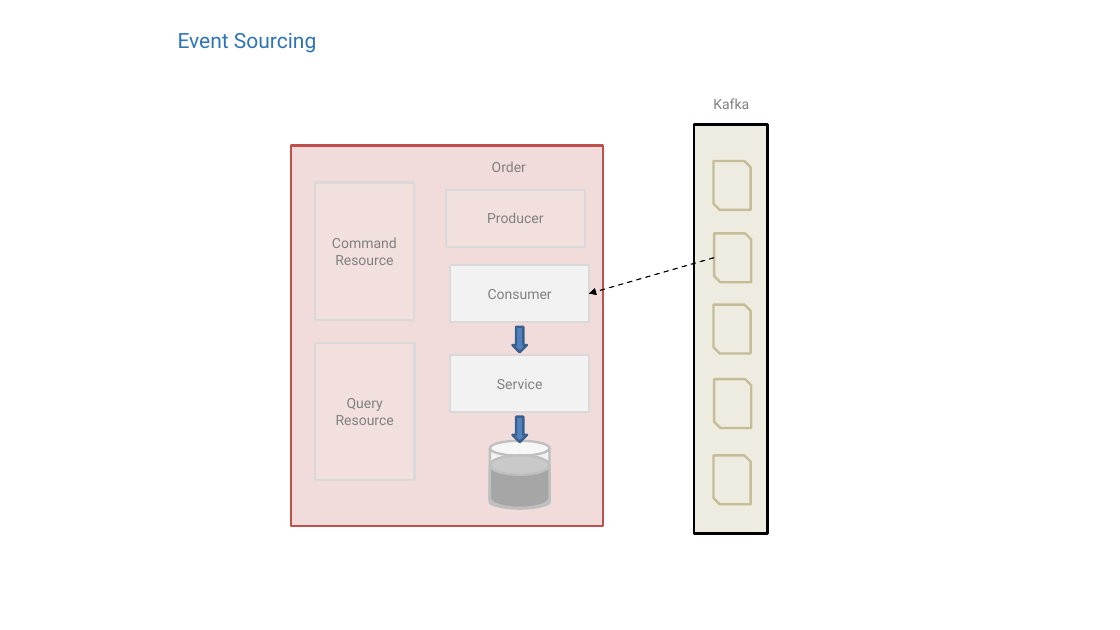
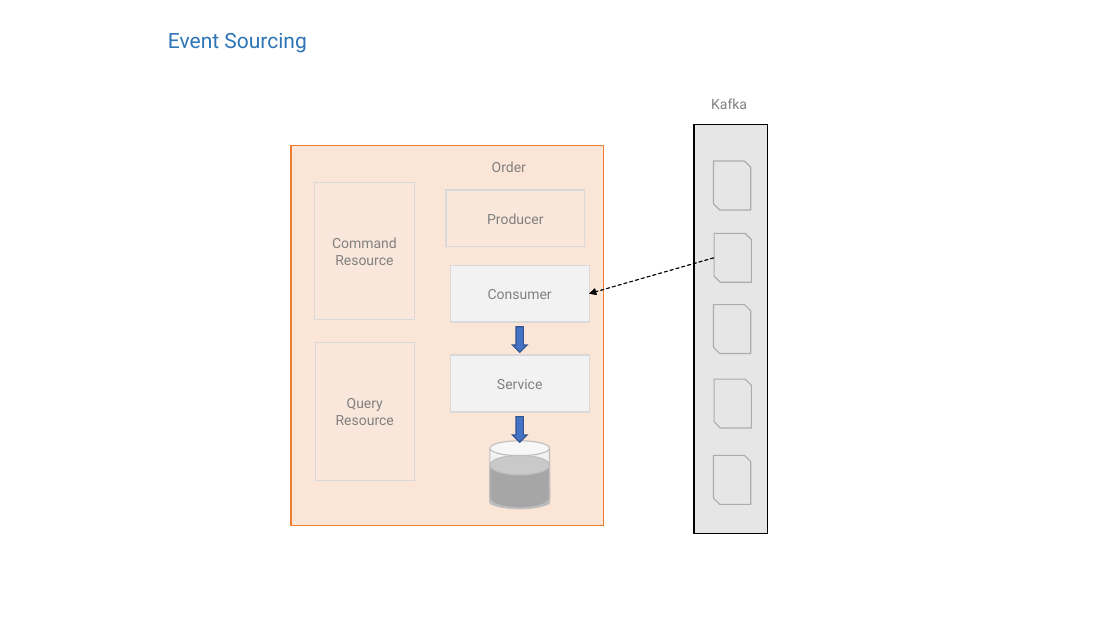
Before and after one commit to michaellif/event-driven-microservices-example, a slide deck: slide 19 of MicroservicesTraining.pptx (slide 18 before the commit). Drawn at 1120x630 pixels with LibreOffice and Linux fonts; fonts in the diff are those of the drawing. Boxes give left, top, right and bottom in pixels: in the first picture for what was removed or moved away, otherwise in the second. Text is boxed around its words. In the diff, an @@ line names an element or a change of style, - is before the commit and + after.

```diff
--- a/MicroservicesTraining.pptx
+++ b/MicroservicesTraining.pptx
@@ text "Event Sourcing": place and size @@
-text "Event Sourcing" at box(178, 33, 316, 53)
+text "Event Sourcing" at box(168, 33, 306, 53)
@@ rectangle at box(291, 145, 603, 526): fill #F2DCDB to #FBE5D6; outline #C0504D 2 pt to #ED7D31 1 pt @@
@@ rectangle at box(694, 124, 768, 534): fill #EEECE1 to #E7E6E6; outline #000000 2 pt to #000000 1 pt @@
@@ freeform shape removed at box(589, 258, 713, 294) @@
@@ freeform shape removed at box(589, 258, 714, 294) @@
@@ arrow added from (713, 258) to (589, 294), #000000 0.75 pt dashed @@
@@ arrow added from (714, 258) to (589, 294), #000000 0.75 pt dashed @@
@@ down arrow at box(513, 327, 527, 352): fill #4F81BD to #4472C4; outline #3A5F8C 2 pt to #325491 1 pt; proportions changed @@
@@ rectangle "Query" at box(315, 343, 414, 480): outline #D9D9D9 2 pt to #D9D9D9 1 pt @@
@@ down arrow at box(513, 417, 527, 442): fill #4F81BD to #4472C4; outline #3A5F8C 2 pt to #325491 1 pt; proportions changed @@
@@ cylinder at box(490, 441, 549, 505): outline #BFBFBF 2 pt to #BFBFBF 1 pt; proportions changed @@
@@ cylinder at box(490, 455, 549, 508): outline #BFBFBF 2 pt to #BFBFBF 1 pt @@
@@ fill #EEECE1 to #E7E6E6; outline #C4BD97 2 pt to #AFABAB 1 pt; proportions changed in 5 elements at box(713, 161, 750, 210), box(714, 234, 751, 282), box(713, 305, 750, 354), box(714, 379, 751, 428), box(713, 455, 750, 504) @@
```
Also in this commit, not shown: 19 other slides changed.
